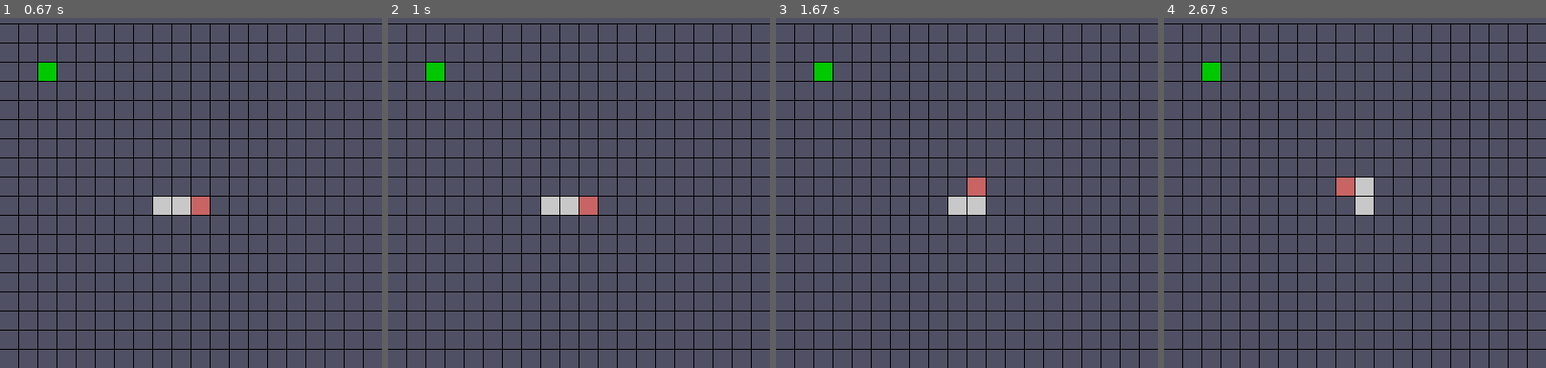
Above: before the commit, frames 1-4 (left to right).
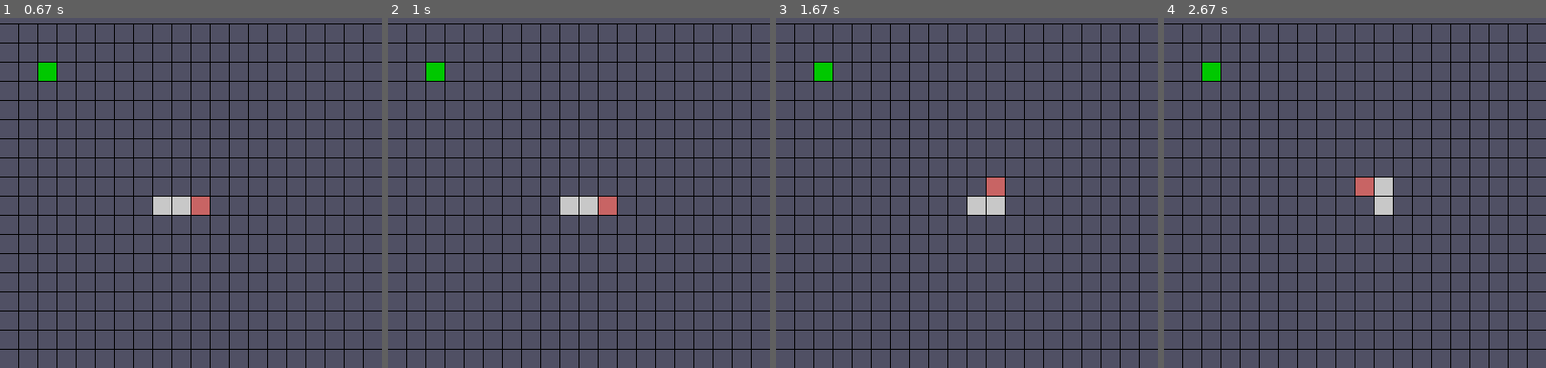
Above: after the commit, the same moments.

Repository: JimmyDurrell/Game_Gobble
Game: pygame game, started from gobble.py
Same seed, same stepped clock (60 frames per second), same inputs: the game is played once before the commit and once after it.
Inputs (mouse positions are in pixels of both pictures, inside the frame that each line leads up to):
- Up to frame 1 (0.67 s): click (191, 168) at 0.38 s
- Up to frame 2 (1 s): hold Right from 0.67 s (still down)
- Up to frame 3 (1.67 s): release Right at 1.13 s; hold Up 1.17-1.63 s
- Up to frame 4 (2.67 s): hold Left from 2.17 s (still down)

Frame 1 is identical in both runs. In frame 2, 0.7% of the frame differs, in the area x 40-60%, y 51-57%; in frame 3, 1.0%; in frame 4, 1.2%, in the area x 45-60%, y 45-57%.

Commit message:
修复了上述的移动问题，现在贪吃蛇移动具备了灵敏度，并暂时没有bug

Diff:
--- a/gobble.py
+++ b/gobble.py
@@ -21,6 +21,13 @@
 
 def Reset_All():
     Init_All()
+
+
+def MoveFlag_Clear():
+    event_dict["up"] = False
+    event_dict["down"] = False
+    event_dict["left"] = False
+    event_dict["right"] = False
 
 
 if __name__ == "__main__":
@@ -57,24 +64,21 @@
                 else:
                     last_time = now_time
 
-                if event_dict["up"]:
-                    event_dict["up"] = False
-                    if snake.is_direction_horizontal():
-                        snake.move_up(eat_flag := snake.is_food_up(food, snake.direction))
-                elif event_dict["down"]:
-                    event_dict["down"] = False
-                    if snake.is_direction_horizontal():
-                        snake.move_down(eat_flag := snake.is_food_down(food, snake.direction))
-                elif event_dict["left"]:
-                    event_dict["left"] = False
-                    if snake.is_direction_vertical():
-                        snake.move_left(eat_flag := snake.is_food_left(food, snake.direction))
-                elif event_dict["right"]:
-                    event_dict["right"] = False
-                    if snake.is_direction_vertical():
-                        snake.move_right(eat_flag := snake.is_food_right(food, snake.direction))
+                if event_dict["up"] and snake.is_direction_horizontal():
+                    MoveFlag_Clear()
+                    snake.move_up(eat_flag := snake.is_food_up(food, snake.direction))
+                elif event_dict["down"] and snake.is_direction_horizontal():
+                    MoveFlag_Clear()
+                    snake.move_down(eat_flag := snake.is_food_down(food, snake.direction))
+                elif event_dict["left"] and snake.is_direction_vertical():
+                    MoveFlag_Clear()
+                    snake.move_left(eat_flag := snake.is_food_left(food, snake.direction))
+                elif event_dict["right"] and snake.is_direction_vertical():
+                    MoveFlag_Clear()
+                    snake.move_right(eat_flag := snake.is_food_right(food, snake.direction))
                 else:  # 没有按键按下
                     snake.move(eat_flag := snake.is_food_ahead(food, snake.direction))
+                    MoveFlag_Clear()
 
                 if eat_flag:
                     eat_flag = False
